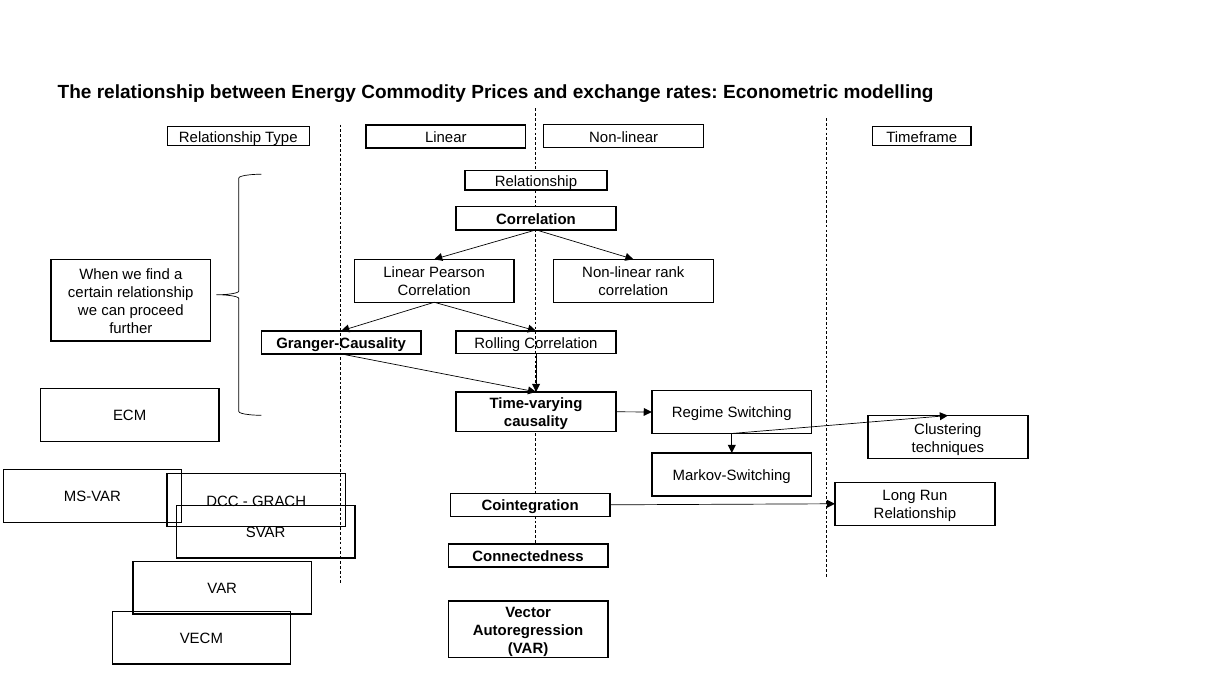
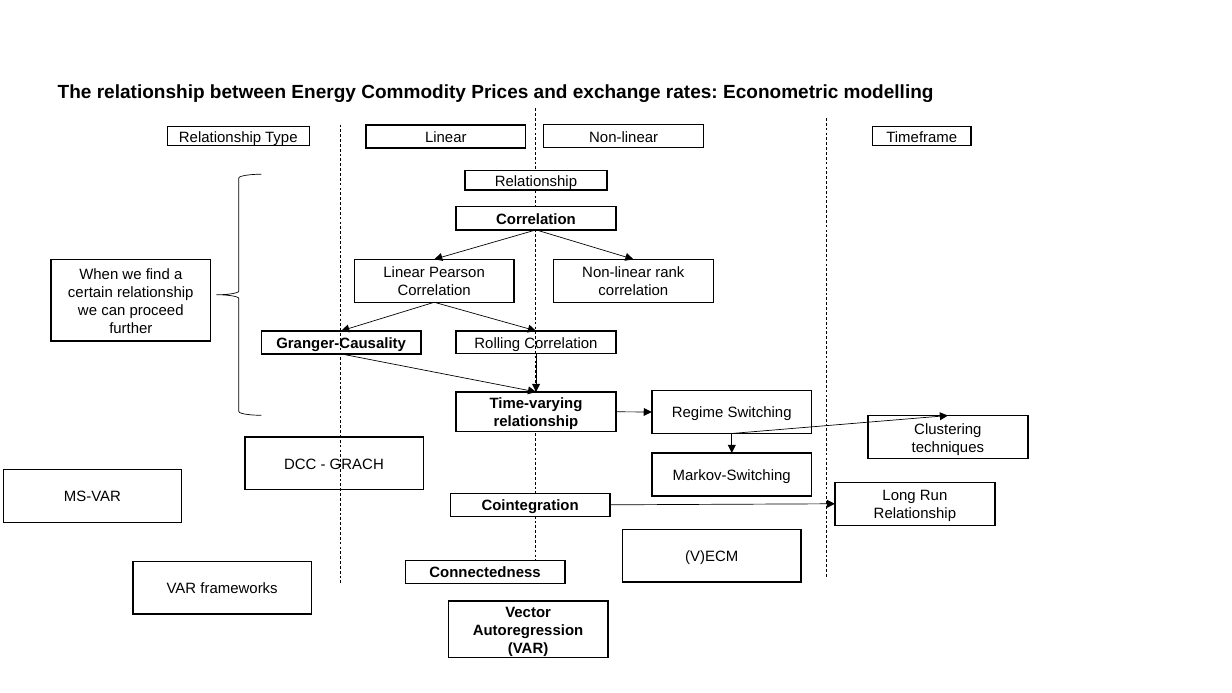
Before and after one commit to RobertHennings/Seminar, a slide deck: slide 14 of reports/presentation_pptx_version/PPTX_WiSo_Template.pptx (slide 16 before the commit). Drawn at 1232x693 pixels with LibreOffice and Linux fonts; fonts in the diff are those of the drawing; background and template pictures are left out. Boxes give left, top, right and bottom in pixels: in the first picture for what was removed or moved away, otherwise in the second. Text is boxed around its words. In the diff, an @@ line names an element or a change of style, - is before the commit and + after.

```diff
--- a/reports/presentation_pptx_version/PPTX_WiSo_Template.pptx
+++ b/reports/presentation_pptx_version/PPTX_WiSo_Template.pptx
@@ text in rectangle at <box>490,397,583,429</box>: text changed @@
-Time-varying causality
+Time-varying relationship
@@ rectangle "DCC - GRACH": place and size @@
-rectangle "DCC - GRACH" at <box>167,474,345,527</box>
+rectangle "DCC - GRACH" at <box>244,437,422,490</box>
@@ rectangle removed at <box>177,506,355,558</box> @@
-SVAR
@@ rectangle "(V)ECM": place and size @@
-rectangle "(V)ECM" at <box>40,388,218,441</box>
+rectangle "(V)ECM" at <box>623,529,801,582</box>
@@ rectangle "Connectedness": place and size @@
-rectangle "Connectedness" at <box>448,544,608,567</box>
+rectangle "Connectedness" at <box>405,560,565,584</box>
@@ text in rectangle at <box>685,550,738,564</box>: text changed @@
-ECM
+(V)ECM
@@ text in rectangle at <box>167,582,277,593</box>: text changed @@
-VAR
+VAR frameworks
@@ rectangle removed at <box>112,611,290,664</box> @@
-VECM
```
Also in this commit, not shown: 2 other slides changed, 1 slide added, 2 slides removed.
